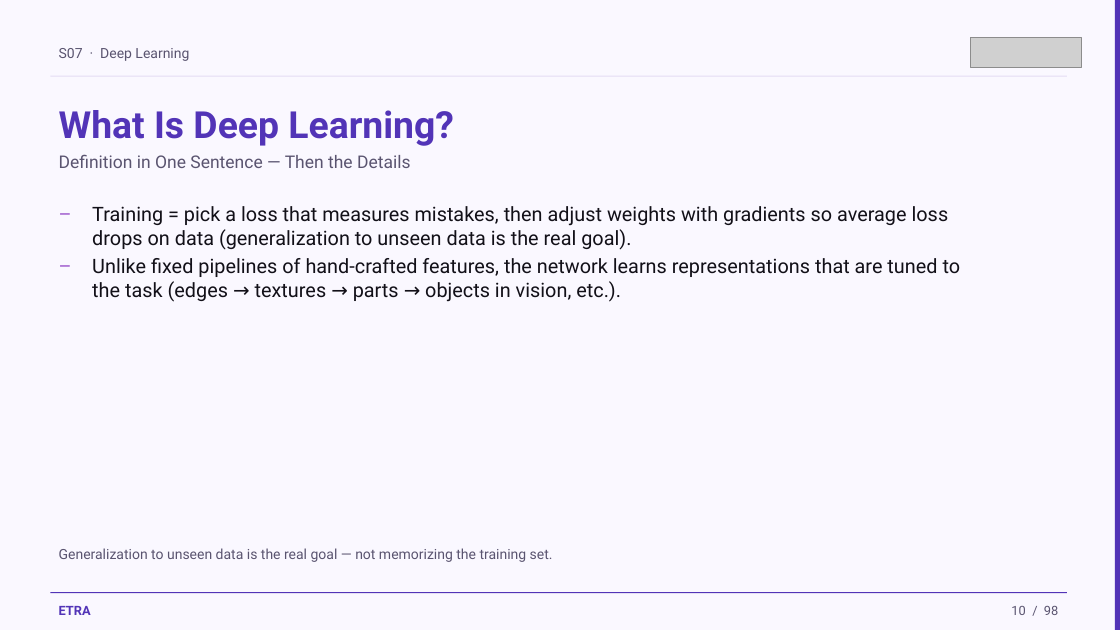
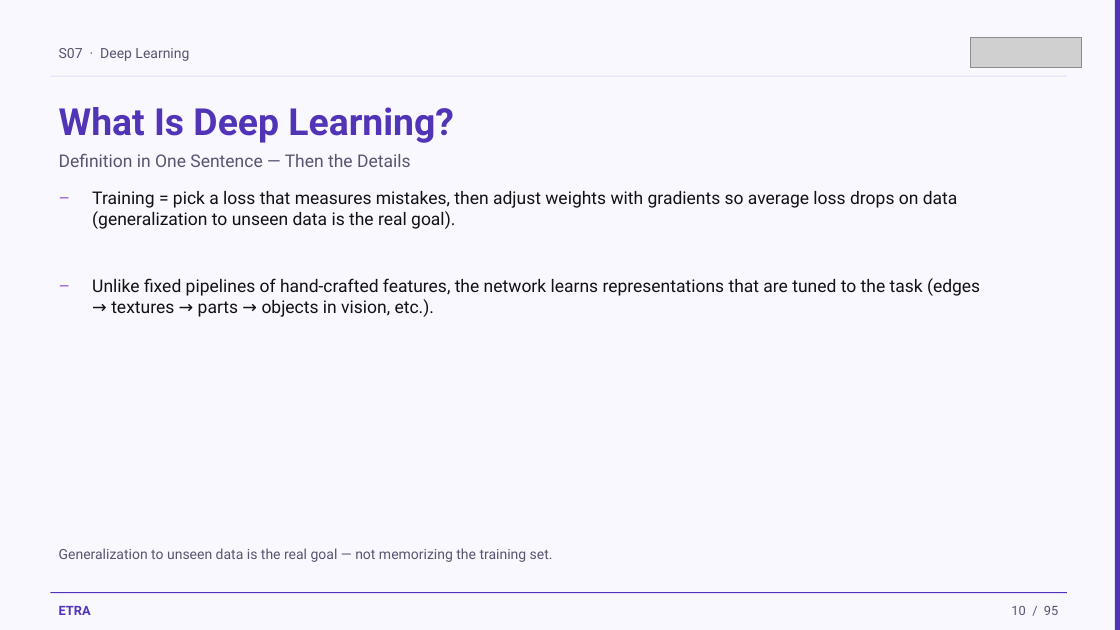
Before and after one commit to iksasa15/AI-ML, a slide deck: slide 10 of web-presentation/pdf-exports/Week2-Session1-Deep-Learning.pptx. Drawn at 1120x630 pixels with LibreOffice and Linux fonts; fonts in the diff are those of the drawing; grey boxes stand for pictures. Boxes give left, top, right and bottom in pixels: in the first picture for what was removed or moved away, otherwise in the second. Text is boxed around its words. In the diff, an @@ line names an element or a change of style, - is before the commit and + after.

Commit message:
feat: update Week 2, Session 1 PowerPoint and diagrams with new content on regularization techniques, including dropout and weight decay, and refine existing diagrams for improved educational clarity

```diff
--- a/web-presentation/pdf-exports/Week2-Session1-Deep-Learning.pptx
+++ b/web-presentation/pdf-exports/Week2-Session1-Deep-Learning.pptx
@@ text "–": place and size @@
-text "–" at (50,197,80,235)
+text "–" at (50,183,80,262)
@@ text "Training = pick a loss ...": place and size @@
-text "Training = pick a loss ..." at (92,206,949,250)
+text "Training = pick a loss ..." at (92,191,958,229)
@@ size 17 to 15 pt in 4 elements at (92,191,958,229), (92,278,980,317), (50,183,80,262), (50,271,80,350) @@
@@ text "–": place and size @@
-text "–" at (50,250,80,287)
+text "–" at (50,271,80,350)
@@ text "Unlike fixed pipelines of hand-crafted ...": place and size @@
-text "Unlike fixed pipelines of hand-crafted ..." at (92,258,961,302)
+text "Unlike fixed pipelines of hand-crafted ..." at (92,278,980,317)
@@ text at (1011,606,1058,615): text changed @@
-10 / 98
+10 / 95
```
Also in this commit, not shown: 93 other slides changed, 3 slides removed, 3 other files.
